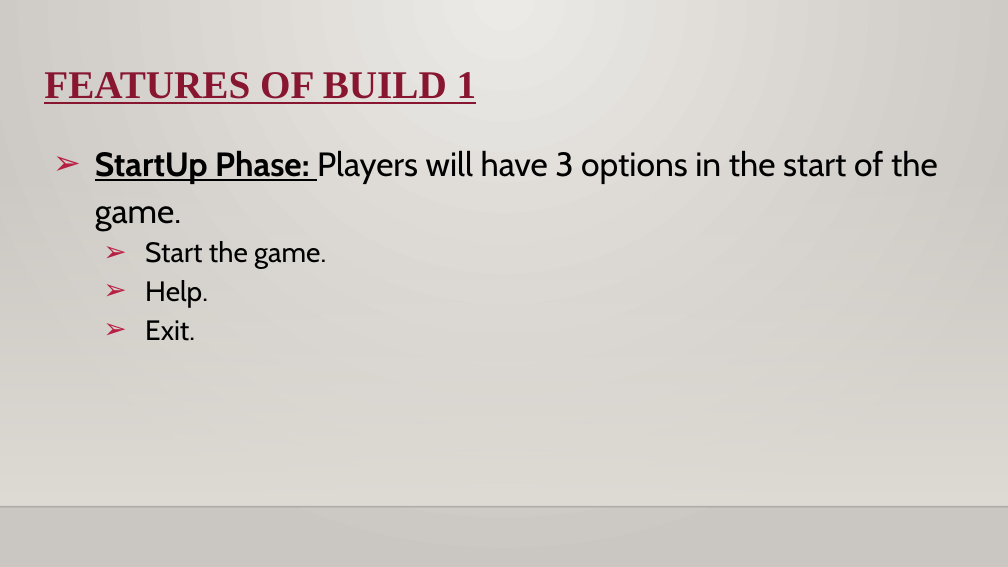
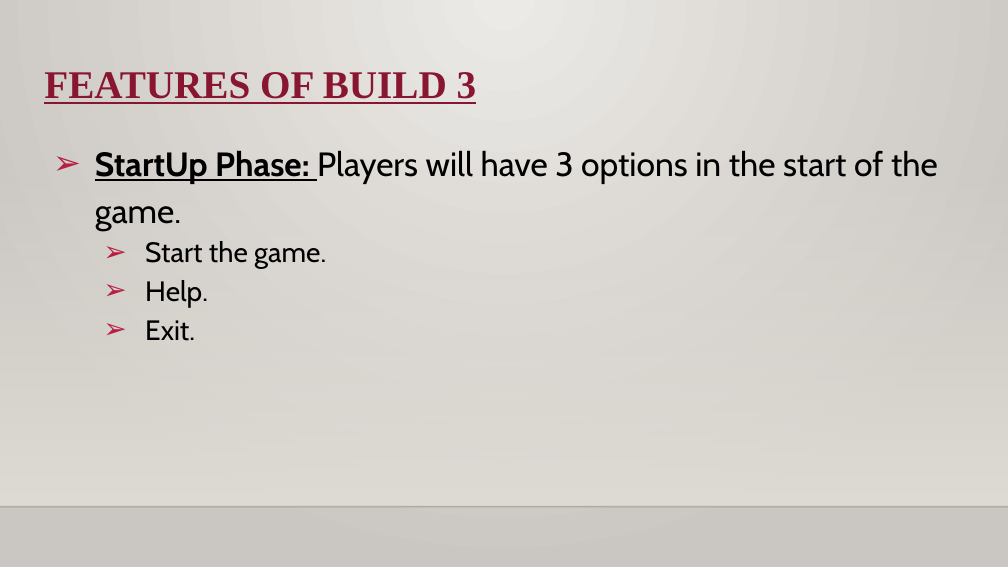
Before and after one commit to riskgame-6441/SOEN-6441, a slide deck: slide 3 of Risk PPT.pptx. Drawn at 1008x567 pixels with LibreOffice and Linux fonts; fonts in the diff are those of the drawing; background and template pictures are left out. Boxes give left, top, right and bottom in pixels: in the first picture for what was removed or moved away, otherwise in the second. Text is boxed around its words. In the diff, an @@ line names an element or a change of style, - is before the commit and + after.

```diff
--- a/Risk PPT.pptx
+++ b/Risk PPT.pptx
@@ title at box(44, 72, 477, 104): text changed @@
-FEATURES OF BUILD 1
+FEATURES OF BUILD 3
```
Also in this commit, not shown: 5 other slides changed, 4 slides added, 4 other files.
